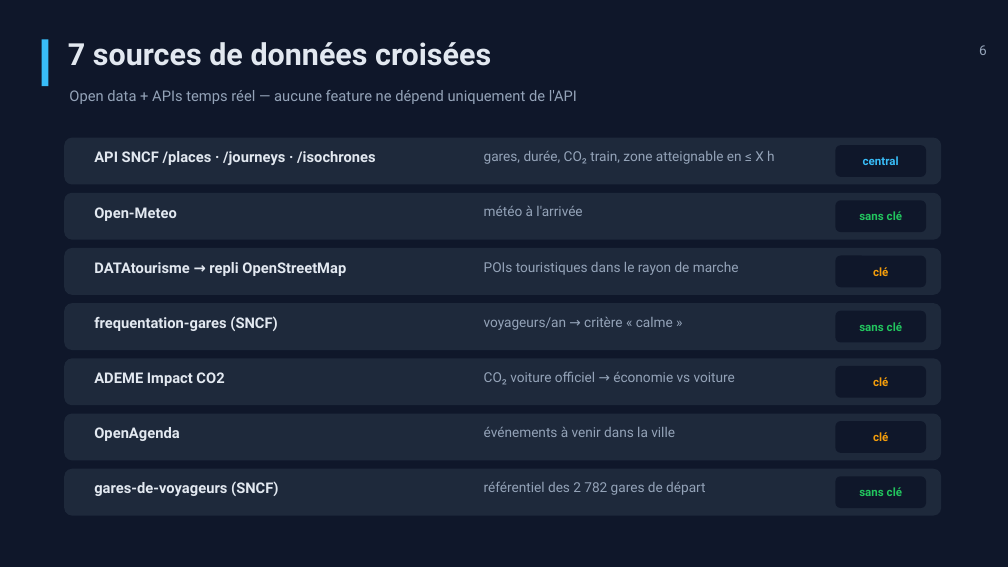
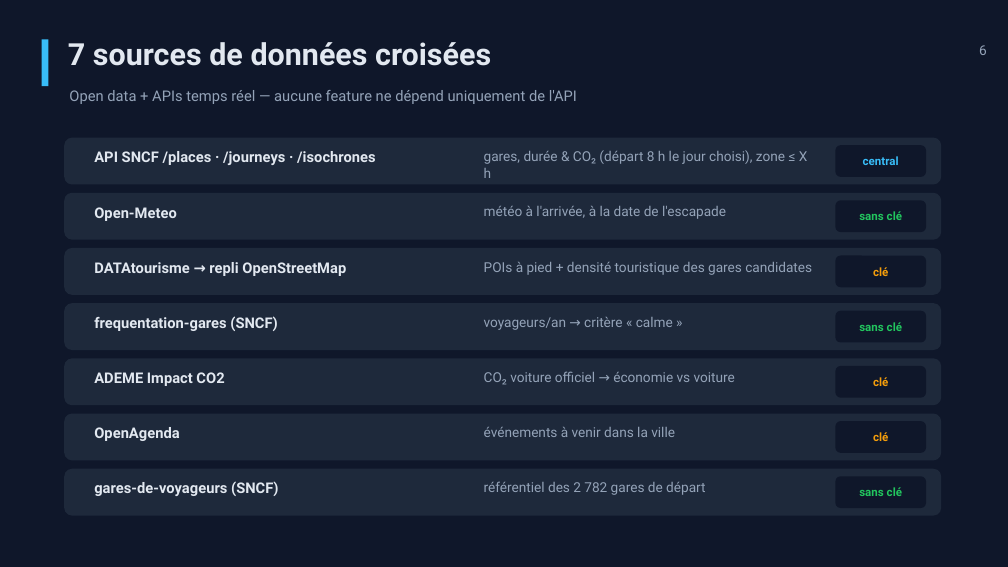
Before and after one commit to ilya32e/Tourisme-en-train, a slide deck: slide 6 of docs/presentation_escapade_v2.pptx. Drawn at 1008x567 pixels with LibreOffice and Linux fonts; fonts in the diff are those of the drawing. Boxes give left, top, right and bottom in pixels: in the first picture for what was removed or moved away, otherwise in the second. Text is boxed around its words. In the diff, an @@ line names an element or a change of style, - is before the commit and + after.

```diff
--- a/docs/presentation_escapade_v2.pptx
+++ b/docs/presentation_escapade_v2.pptx
@@ text at [484,150,808,178]: text changed @@
-gares, durée, CO₂ train, zone atteignable en ≤ X h
+gares, durée & CO₂ (départ 8 h le jour choisi), zone ≤ X h
@@ text at [484,206,726,219]: text changed @@
-météo à l'arrivée
+météo à l'arrivée, à la date de l'escapade
@@ text at [484,262,812,275]: text changed @@
-POIs touristiques dans le rayon de marche
+POIs à pied + densité touristique des gares candidates
```
Also in this commit, not shown: 6 other slides changed, 4 other files.
